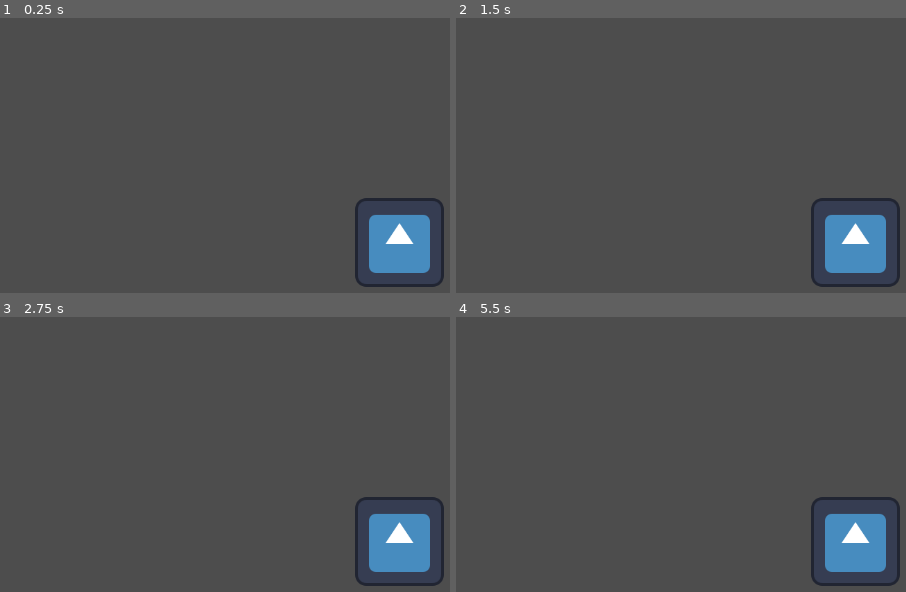
Above: before the commit, frames 1-4 (two rows, left to right).
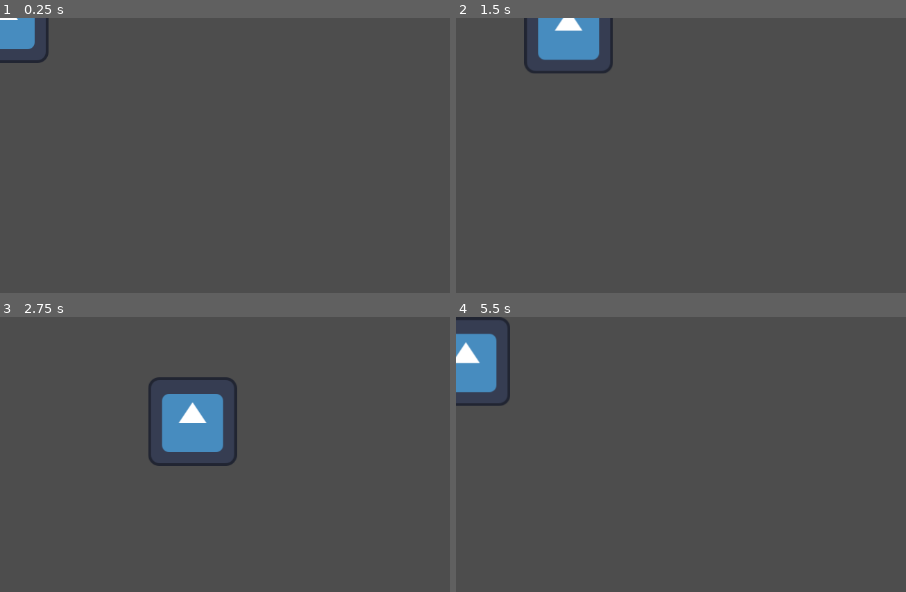
Above: after the commit, the same moments.

Repository: Laquinh/hell-duck-game
Game: Godot game, scene res://main.tscn
The game is run twice, just before and just after one commit, with the same random seed, the same clock (stepped at 60 frames per second) and the same inputs. Before the commit the project has no main scene; this scene is started directly in both runs. The engine's default icon, where the game draws it, is replaced by a stand-in: a white triangle on a blue panel in a dark square.
Inputs:
- Up to frame 1 (0.25 s): no input
- Up to frame 2 (1.5 s): tap Enter at 0.5 s; hold Right (ui_right) 0.53-1.28 s; hold Down (ui_down) from 1.28 s (still down)
- Up to frame 3 (2.75 s): release Down (ui_down) at 2.03 s; hold Right (ui_right) from 2.03 s (still down)
- Up to frame 4 (5.5 s): release Right (ui_right) at 2.78 s; hold Up (ui_up) 2.78-3.53 s; hold Left (ui_left) 3.53-5.03 s; hold Down (ui_down) from 5.03 s (still down)

The runs differ from the first frame. In frame 1, 4.8% of the frame differs, in the area x 0-99%, y 0-98%; in frame 2, 6.2%; in frame 3, 7.4%, in the area x 32-99%, y 21-98%; in frame 4, 6.1%.

Commit message:
Smoothen player movement

Diff:
--- a/player.gd
+++ b/player.gd
@@ -1,18 +1,26 @@
 extends CharacterBody2D
 
-@export var speed: float = 10
+@export var speed: float = 200
+@export var acceleration: float = 1000
+@export var friction: float = 2200
 
 func _physics_process(delta: float) -> void:
-	velocity = Vector2.ZERO
+	var input = Vector2.ZERO
 
 	if Input.is_action_pressed("ui_right"):
-		velocity.x = 1
+		input.x += 1
 	if Input.is_action_pressed("ui_left"):
-		velocity.x = -1
+		input.x += -1
 	if Input.is_action_pressed("ui_down"):
-		velocity.y = 1
+		input.y += 1
 	if Input.is_action_pressed("ui_up"):
-		velocity.y = -1
+		input.y += -1
 
-	velocity = velocity.normalized() * speed
+	input = input.normalized()
+
+	if input == Vector2.ZERO:
+		velocity = velocity.move_toward(Vector2.ZERO, friction * delta)
+	else:
+		velocity = velocity.move_toward(input * speed, acceleration * delta)
+
 	move_and_slide()
--- a/player.tscn
+++ b/player.tscn
@@ -7,7 +7,6 @@
 
 [node name="Player" type="CharacterBody2D"]
 script = ExtResource("1_4flbx")
-speed = 200.0
 
 [node name="Sprite2D" type="Sprite2D" parent="."]
 texture = ExtResource("2_onrkg")
@@ -16,3 +15,5 @@
 shape = SubResource("RectangleShape2D_sh265")
 
 [node name="Camera2D" type="Camera2D" parent="."]
+visible = false
+enabled = false
--- a/project.godot
+++ b/project.godot
@@ -11,6 +11,7 @@
 [application]
 
 config/name="Hell Duck Game"
+run/main_scene="uid://brk25ygn7iwxb"
 config/features=PackedStringArray("4.5", "GL Compatibility")
 config/icon="res://icon.svg"
 
